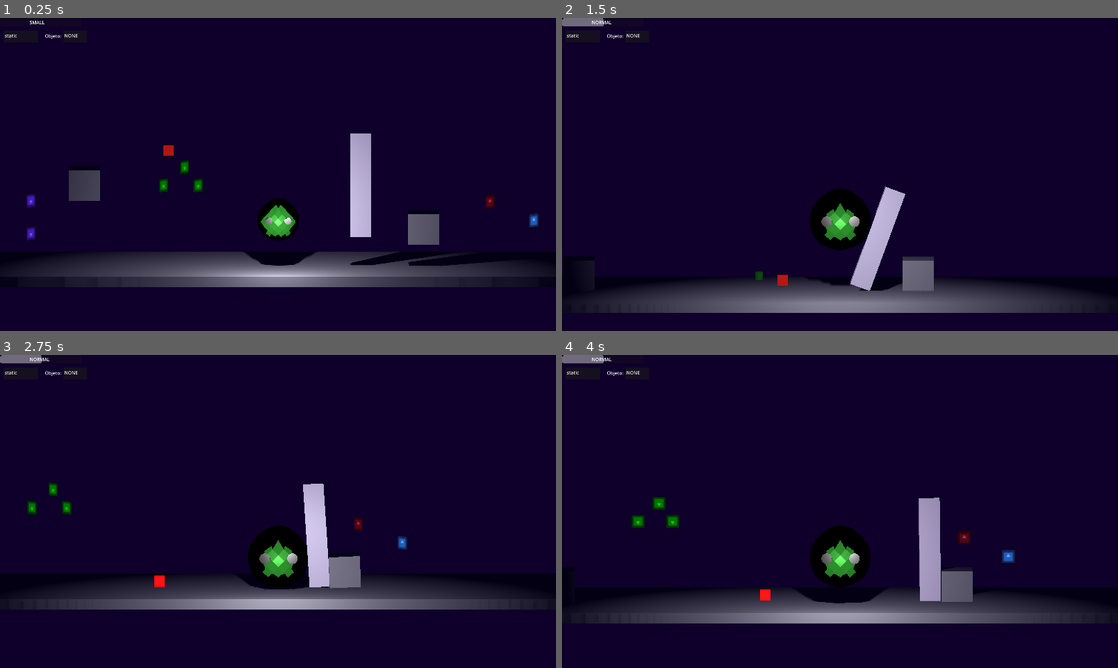
Above: before the commit, frames 1-4 (two rows, left to right).
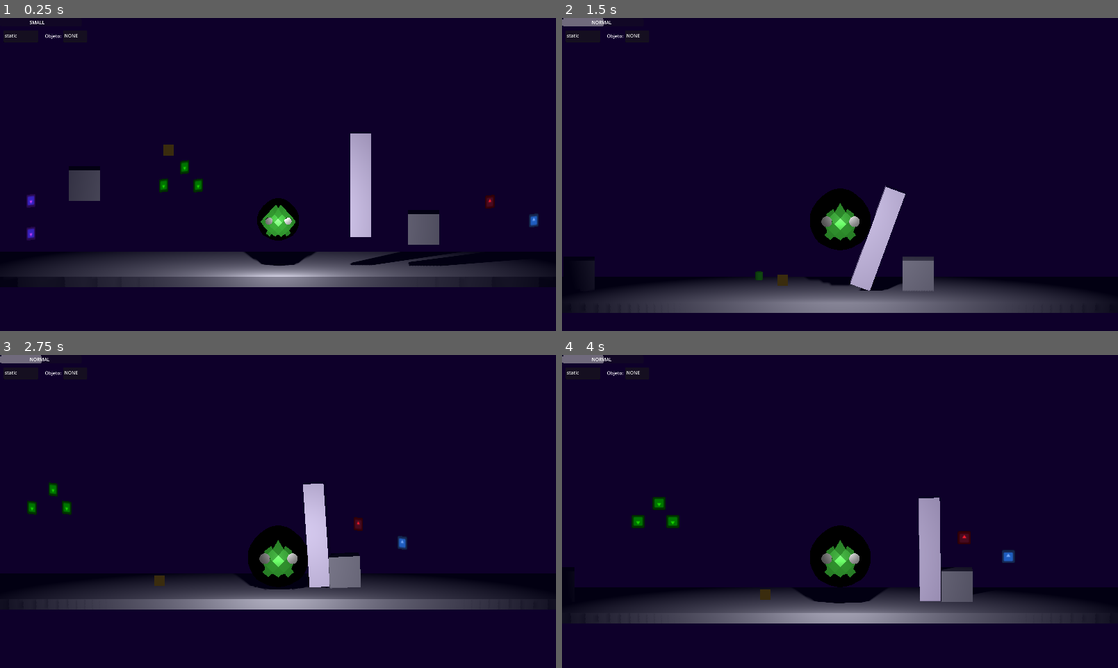
Above: after the commit, the same moments.

Repository: Isaac-Salas/GameOff2023
Game: Godot game, scene res://Levels/LevelTest.tscn
Two runs of this game, one before a commit and one after it. Both use one fixed random seed, a clock stepped at 60 frames per second and the inputs below. The engine's default icon, where the game draws it, is replaced by a stand-in: a white triangle on a blue panel in a dark square.
Inputs:
- Up to frame 1 (0.25 s): no input
- Up to frame 2 (1.5 s): tap Enter (ui_accept) at 0.5 s; hold D (Walk_Right) 0.53-1.28 s; hold W (Grow) 0.53-1.28 s; tap Space (Jump) at 0.77 s; hold Down (ui_down) from 1.28 s (still down); tap E (Interact) at 1.35 s
- Up to frame 3 (2.75 s): tap Space (Jump) at 1.52 s; release Down (ui_down) at 2.03 s; hold D (Walk_Right) from 2.03 s (still down); hold Z (Item) from 2.03 s (still down)
- Up to frame 4 (4 s): release D (Walk_Right) at 2.78 s; release Z (Item) at 2.78 s; hold Up (ui_up) 2.78-3.53 s; tap S (Shrink) at 2.85 s; tap Space (Jump) at 3.02, 3.77 s; hold A (Walk_Left) from 3.53 s (still down); tap Q (Throw) at 3.6 s

The runs differ from the first frame. In frame 1, less than 0.1% of the frame differs, in the area x 29-32%, y 40-44%; in frame 2, less than 0.1%; in frame 3, less than 0.1%, in the area x 27-30%, y 70-75%; in frame 4, less than 0.1%.

Commit message:
Alex/outline items (#117)
Added outline to nearby objects

Diff:
--- a/Pickups/PickObject.tscn
+++ b/Pickups/PickObject.tscn
@@ -1,17 +1,11 @@
-[gd_scene load_steps=6 format=3 uid="uid://cx46mlukul3fs"]
+[gd_scene load_steps=8 format=3 uid="uid://cx46mlukul3fs"]
 
 [sub_resource type="GDScript" id="GDScript_fibc4"]
 script/source = "extends Node3D
 var pickup = false
 
 var player = null
-
-
-
-# Called when the node enters the scene tree for the first time.
-func _ready():
-	pass # Replace with function body.
-
+var root
 
 # Called every frame. 'delta' is the elapsed time since the previous frame.
 func _input(event):
@@ -24,38 +18,53 @@
 		print(\"release desde el objeto\")
 
 func resize():
+	$Pickup/Outline.scale = ($Pickup/MeshInstance3D.scale*Vector3(GlobalVar.sizefactor,GlobalVar.sizefactor,GlobalVar.sizefactor))
 	$Pickup/MeshInstance3D.scale = ($Pickup/MeshInstance3D.scale*Vector3(GlobalVar.sizefactor,GlobalVar.sizefactor,GlobalVar.sizefactor))
 	$Pickup/CollisionShape3D.scale = $Pickup/CollisionShape3D.scale*Vector3(GlobalVar.sizefactor,GlobalVar.sizefactor,GlobalVar.sizefactor)
 	$Pickup/Area3D.scale = $Pickup/Area3D.scale*Vector3(GlobalVar.sizefactor,GlobalVar.sizefactor,GlobalVar.sizefactor)
 
 
-func colorchange(value):
-	if value == 1:
-		var new_color = $Pickup/MeshInstance3D.mesh.material
-		new_color.albedo_color = Color(0, 0, 255)
-	if value == 2:
-		var new_color = $Pickup/MeshInstance3D.mesh.material
-		new_color.albedo_color = Color(255, 0, 0)
-
+#func colorchange(value):
+#	if value == 1:
+#		var new_color = $Pickup/MeshInstance3D.mesh.material
+#		#new_color.albedo_color = Color(0, 0, 255)
+		#$Pickup/Outline.show()
+#	if value == 2:
+#		var new_color = $Pickup/MeshInstance3D.mesh.material
+#		#new_color.albedo_color = Color(255, 0, 0)
+#		$Pickup/Outline.hide()
 
 func _on_area_3d_area_entered(area):
-	if area.name == \"ObjectDetect\":
-		colorchange(1)
+	$Pickup/Outline.show()
 
 
 func _on_area_3d_area_exited(area):
-	if area.name == \"ObjectDetect\":
-		colorchange(2)
+	$Pickup/Outline.hide()
 
 "
 
-[sub_resource type="StandardMaterial3D" id="StandardMaterial3D_jcodq"]
+[sub_resource type="StandardMaterial3D" id="StandardMaterial3D_fdmhs"]
 resource_local_to_scene = true
-albedo_color = Color(1, 0, 0, 1)
+cull_mode = 1
+shading_mode = 0
+albedo_color = Color(0.227451, 0.176471, 0.0705882, 1)
+grow_amount = 3.33067e-16
 
 [sub_resource type="BoxMesh" id="BoxMesh_30mcy"]
 resource_local_to_scene = true
+material = SubResource("StandardMaterial3D_fdmhs")
+
+[sub_resource type="StandardMaterial3D" id="StandardMaterial3D_jcodq"]
+resource_local_to_scene = true
+cull_mode = 1
+shading_mode = 0
+albedo_color = Color(1, 0.658824, 0.117647, 1)
+grow_amount = 3.33067e-16
+
+[sub_resource type="BoxMesh" id="BoxMesh_5eih2"]
+resource_local_to_scene = true
 material = SubResource("StandardMaterial3D_jcodq")
+size = Vector3(1.07, 1.07, 1.07)
 
 [sub_resource type="BoxShape3D" id="BoxShape3D_vhp8x"]
 
@@ -65,18 +74,24 @@
 script = SubResource("GDScript_fibc4")
 
 [node name="Pickup" type="RigidBody3D" parent="."]
-collision_layer = 3
-collision_mask = 3
+collision_layer = 7
+collision_mask = 7
 axis_lock_linear_z = true
 linear_velocity = Vector3(10, 0, 0)
 
 [node name="MeshInstance3D" type="MeshInstance3D" parent="Pickup"]
 mesh = SubResource("BoxMesh_30mcy")
 
+[node name="Outline" type="MeshInstance3D" parent="Pickup"]
+visible = false
+mesh = SubResource("BoxMesh_5eih2")
+
 [node name="CollisionShape3D" type="CollisionShape3D" parent="Pickup"]
 shape = SubResource("BoxShape3D_vhp8x")
 
 [node name="Area3D" type="Area3D" parent="Pickup"]
+collision_layer = 4
+collision_mask = 4
 
 [node name="CollisionShape3D" type="CollisionShape3D" parent="Pickup/Area3D"]
 shape = SubResource("BoxShape3D_y2n3i")
